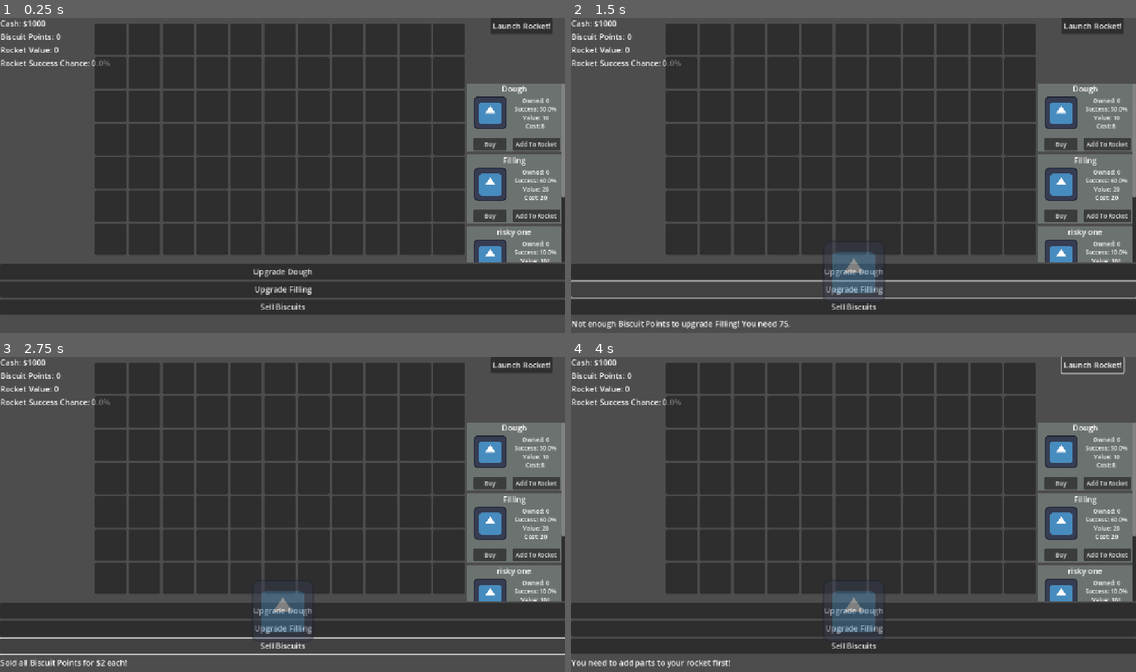
Above: before the commit, frames 1-4 (two rows, left to right).
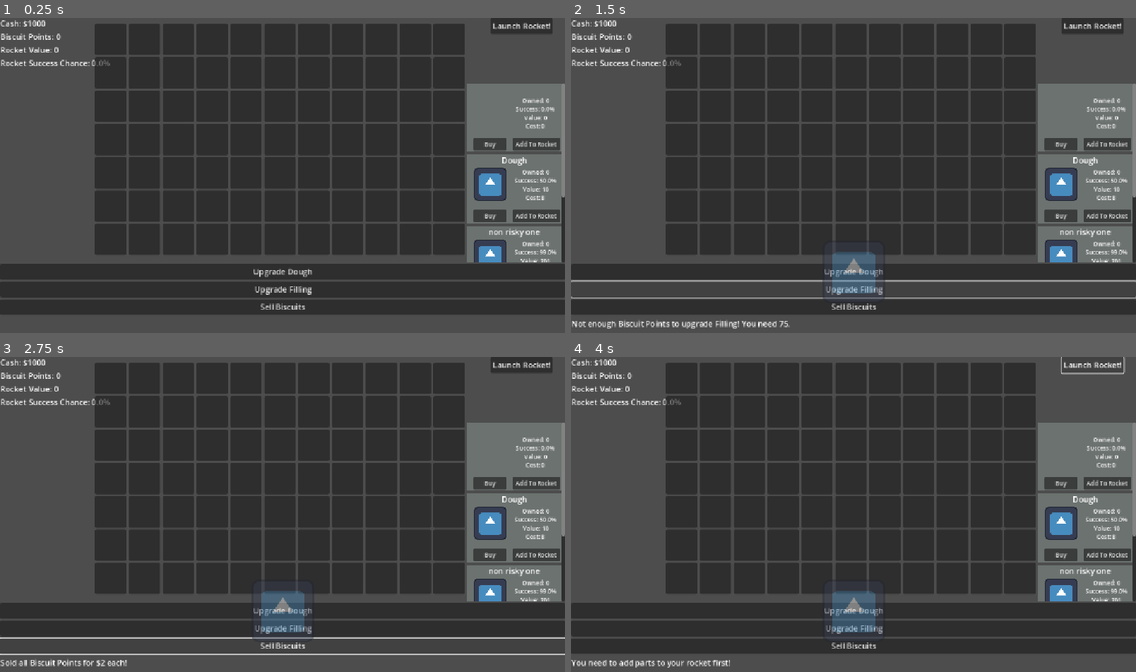
Above: after the commit, the same moments.

Repository: A-coder152/Build-a-Biscship-public
Game: Godot game, scene res://main.tscn
The game is run twice, just before and just after one commit, with the same random seed, the same clock (stepped at 60 frames per second) and the same inputs. The engine's default icon, where the game draws it, is replaced by a stand-in: a white triangle on a blue panel in a dark square.
Inputs:
- Up to frame 1 (0.25 s): no input
- Up to frame 2 (1.5 s): click "Upgrade Dough" at 0.5 s; click "Upgrade Filling" at 1.25 s
- Up to frame 3 (2.75 s): click "Sell Biscuits" at 2 s
- Up to frame 4 (4 s): click "Launch Rocket!" at 2.75 s; click "Launch Rocket!" at 3.5 s

The runs differ from the first frame. In frame 1, 1.0% of the frame differs, in the area x 83-99%, y 21-78%; in frame 2, 1.0%; in frame 3, 1.0%; in frame 4, 1.0%.

Commit message:
added resources with tiny ass bugs
愛して愛して愛して愛して愛して愛して愛して愛して愛して愛して愛して愛して愛して愛して愛して愛して愛して愛して愛して愛して愛して愛して愛して愛して愛して愛して愛して愛して愛して愛して愛して愛して愛して愛して愛して愛して愛して愛して愛して愛して愛して愛して愛して愛して愛して愛して愛して愛して愛して愛して愛して愛して愛して愛して愛して愛して愛して愛して愛して愛して愛して愛して愛して愛して愛して愛して愛して愛して愛して愛して愛して愛して愛して愛して愛して愛して愛して愛して愛して愛して

Diff:
--- /dev/null
+++ b/Resources/Dough.tres
@@ -0,0 +1,14 @@
+[gd_resource type="Resource" script_class="Part" load_steps=2 format=3 uid="uid://cw8ig06rbmwew"]
+
+[ext_resource type="Script" uid="uid://bfqm5t7ekjk02" path="res://Resources/parts_resource.gd" id="1_1txxf"]
+
+[resource]
+script = ExtResource("1_1txxf")
+part_name = ""
+owned = 0
+success = 0.0
+value = 0
+cost = 0
+value_upgrade_cost = 0
+success_upgrade_cost = 0
+metadata/_custom_type_script = "uid://bfqm5t7ekjk02"
--- /dev/null
+++ b/Resources/Filling.tres
@@ -0,0 +1,16 @@
+[gd_resource type="Resource" script_class="Part" load_steps=3 format=3 uid="uid://b62tn4snaoy0u"]
+
+[ext_resource type="Texture2D" uid="uid://b66r7he7nuj55" path="res://icon.svg" id="1_5dle1"]
+[ext_resource type="Script" uid="uid://bfqm5t7ekjk02" path="res://Resources/parts_resource.gd" id="2_y56nb"]
+
+[resource]
+script = ExtResource("2_y56nb")
+part_name = "Dough"
+image = ExtResource("1_5dle1")
+owned = 0
+success = 0.5
+value = 10
+cost = 8
+value_upgrade_cost = 0
+success_upgrade_cost = 0
+metadata/_custom_type_script = "uid://bfqm5t7ekjk02"
--- /dev/null
+++ b/Resources/non_risky.tres
@@ -0,0 +1,16 @@
+[gd_resource type="Resource" script_class="Part" load_steps=3 format=3 uid="uid://bjt0h21m27ogt"]
+
+[ext_resource type="Texture2D" uid="uid://b66r7he7nuj55" path="res://icon.svg" id="1_4ngou"]
+[ext_resource type="Script" uid="uid://bfqm5t7ekjk02" path="res://Resources/parts_resource.gd" id="2_w21wr"]
+
+[resource]
+script = ExtResource("2_w21wr")
+part_name = "non risky one"
+image = ExtResource("1_4ngou")
+owned = 0
+success = 0.99
+value = 201
+cost = 400
+value_upgrade_cost = 0
+success_upgrade_cost = 0
+metadata/_custom_type_script = "uid://bfqm5t7ekjk02"
--- a/Resources/parts_resource.gd
+++ b/Resources/parts_resource.gd
@@ -1,4 +1,4 @@
-extends Resource
+class_name Part extends Resource
 
 @export var part_name: String
 @export var image: Texture2D
--- /dev/null
+++ b/Resources/risky one.tres
@@ -0,0 +1,16 @@
+[gd_resource type="Resource" script_class="Part" load_steps=3 format=3 uid="uid://cvkxopkpaq3vj"]
+
+[ext_resource type="Texture2D" uid="uid://b66r7he7nuj55" path="res://icon.svg" id="1_u3f7v"]
+[ext_resource type="Script" uid="uid://bfqm5t7ekjk02" path="res://Resources/parts_resource.gd" id="2_gk7p2"]
+
+[resource]
+script = ExtResource("2_gk7p2")
+part_name = "Filling"
+image = ExtResource("1_u3f7v")
+owned = 0
+success = 0.6
+value = 20
+cost = 20
+value_upgrade_cost = 0
+success_upgrade_cost = 0
+metadata/_custom_type_script = "uid://bfqm5t7ekjk02"
--- a/item_box.gd
+++ b/item_box.gd
@@ -1,12 +1,12 @@
 extends Control
 
-var item
+var item: Part
 var main_scene
 
 func setup(dict):
 	main_scene = get_tree().current_scene
 	item = dict
-	$Name.text = item.name
+	$Name.text = item.part_name
 	$img.texture = item.image
 	update()
 
--- a/main.gd
+++ b/main.gd
@@ -11,40 +11,7 @@
 var filling_value = 20
 var filling_success_chance = 0.6
 
-var items = [
-	{
-		"name": "Dough",
-		"image": preload("res://icon.svg"),
-		"owned": 0,
-		"success": 0.5,
-		"value": 10,
-		"cost": 8
-	},
-	{
-		"name": "Filling",
-		"image": preload("res://icon.svg"),
-		"owned": 0,
-		"success": 0.6,
-		"value": 20,
-		"cost": 20
-	},
-	{
-		"name": "risky one",
-		"image": preload("res://icon.svg"),
-		"owned": 0,
-		"success": 0.1,
-		"value": 101,
-		"cost": 20
-	},
-	{
-		"name": "not risky one",
-		"image": preload("res://icon.svg"),
-		"owned": 0,
-		"success": 0.97,
-		"value": 201,
-		"cost": 400
-	}
-]
+@export var items: Array[Part]
 
 var items_scene = preload("res://item_box.tscn")
 
@@ -98,6 +65,7 @@
 	dough_stats_label.text = "Value: %s\nSuccess Chance: %s%%" % [dough_value, dough_success_chance * 100]
 	filling_stats_label.text = "Value: %s\nSuccess Chance: %s%%" % [filling_value, filling_success_chance * 100]
 	update_items_container()
+	print(items)
 
 func _on_add_dough_button_pressed():
 	# Add a 'Dough' part to the rocket
--- a/main.tscn
+++ b/main.tscn
@@ -1,11 +1,17 @@
-[gd_scene load_steps=4 format=3 uid="uid://c3cv383fvusc5"]
+[gd_scene load_steps=9 format=3 uid="uid://c3cv383fvusc5"]
 
 [ext_resource type="Script" uid="uid://bh3bsrm6bxcl2" path="res://main.gd" id="1_ig7tw"]
 [ext_resource type="PackedScene" uid="uid://b8a05vr1e1je1" path="res://item_box.tscn" id="2_0xm2m"]
+[ext_resource type="Script" uid="uid://bfqm5t7ekjk02" path="res://Resources/parts_resource.gd" id="2_5vw27"]
 [ext_resource type="PackedScene" uid="uid://bjhqyckc5l2cu" path="res://Scene/Gridmap/grid.tscn" id="3_h2yge"]
+[ext_resource type="Resource" uid="uid://cw8ig06rbmwew" path="res://Resources/Dough.tres" id="3_kek77"]
+[ext_resource type="Resource" uid="uid://b62tn4snaoy0u" path="res://Resources/Filling.tres" id="4_4c57u"]
+[ext_resource type="Resource" uid="uid://bjt0h21m27ogt" path="res://Resources/non_risky.tres" id="5_efxa6"]
+[ext_resource type="Resource" uid="uid://cvkxopkpaq3vj" path="res://Resources/risky one.tres" id="6_dg77c"]
 
 [node name="Main" type="Node2D"]
 script = ExtResource("1_ig7tw")
+items = Array[ExtResource("2_5vw27")]([ExtResource("3_kek77"), ExtResource("4_4c57u"), ExtResource("5_efxa6"), ExtResource("6_dg77c")])
 
 [node name="UI" type="Node2D" parent="."]
 
